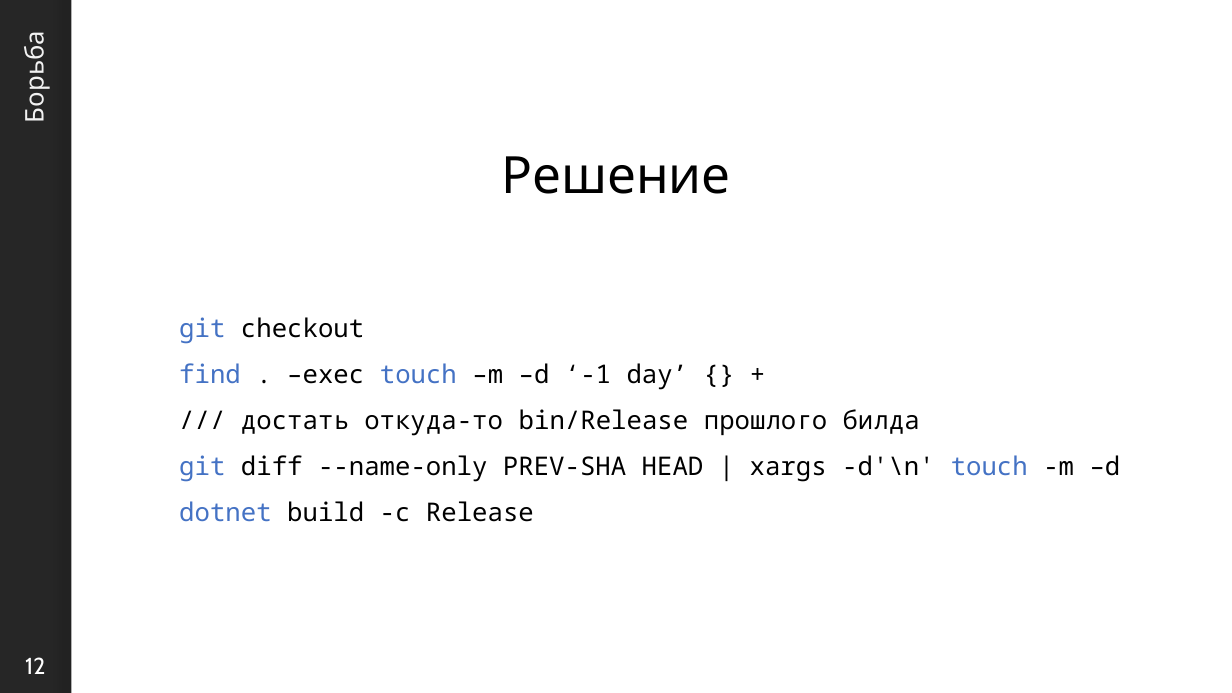
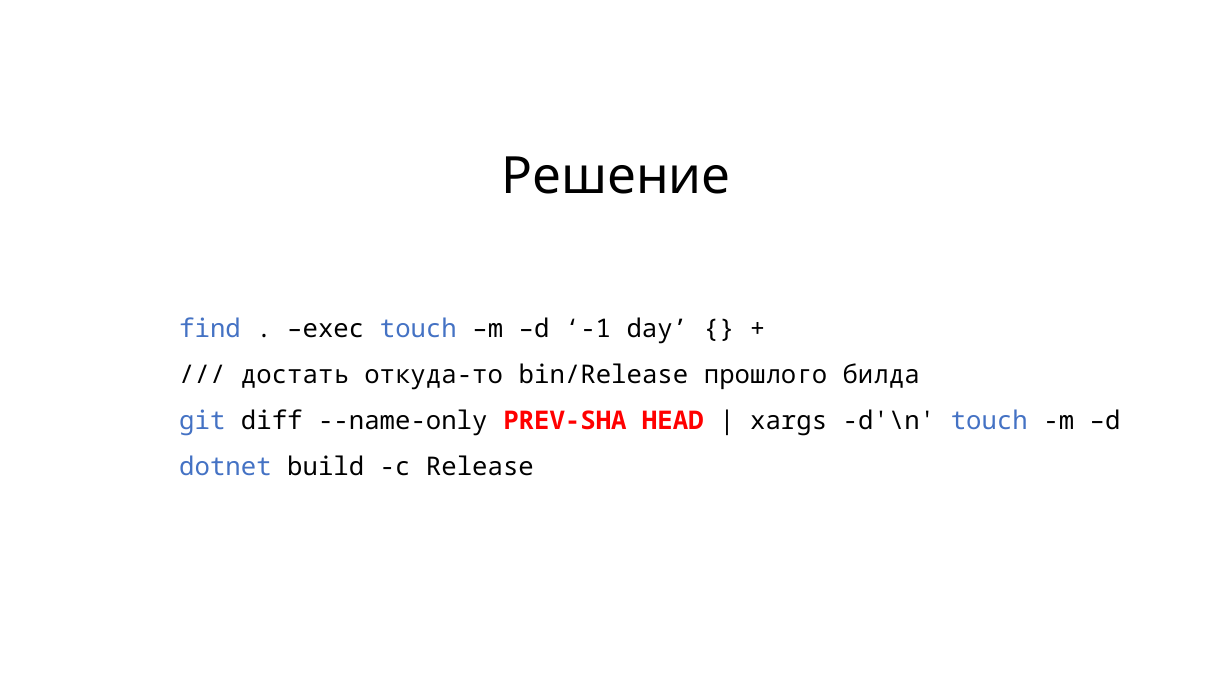
Before and after one commit to sidristij/presentations, a slide deck: slide 12 of 2023-dotnext-msk/02-dotnext-reactive-build.pptx. Drawn at 1232x693 pixels with LibreOffice and Linux fonts; fonts in the diff are those of the drawing; background and template pictures are left out. Boxes give left, top, right and bottom in pixels: in the first picture for what was removed or moved away, otherwise in the second. Text is boxed around its words. In the diff, an @@ line names an element or a change of style, - is before the commit and + after.

```diff
--- a/2023-dotnext-msk/02-dotnext-reactive-build.pptx
+++ b/2023-dotnext-msk/02-dotnext-reactive-build.pptx
@@ rectangle: place and size @@
-rectangle at [71,0,1232,693]
+rectangle at [0,0,1232,693]
@@ rectangle removed at [0,0,1232,693] @@
@@ title removed at [16,40,51,120] @@
-Борьба
@@ text at [179,317,364,344]: paragraph removed @@
-git checkout
@@ text at [179,409,1121,476]: text changed @@
-git diff --name-only PREV-SHA HEAD | xargs -d'\n' touch -m –d
-dotnet build -c Release
+git diff --name-only PREV-SHA HEAD | xargs -d'\n' touch -m –d
+dotnet build -c Release
@@ page number removed at [25,657,45,674] @@
-12
```
Also in this commit, not shown: 26 other slides changed, 2 slides added, 4 slides removed.
